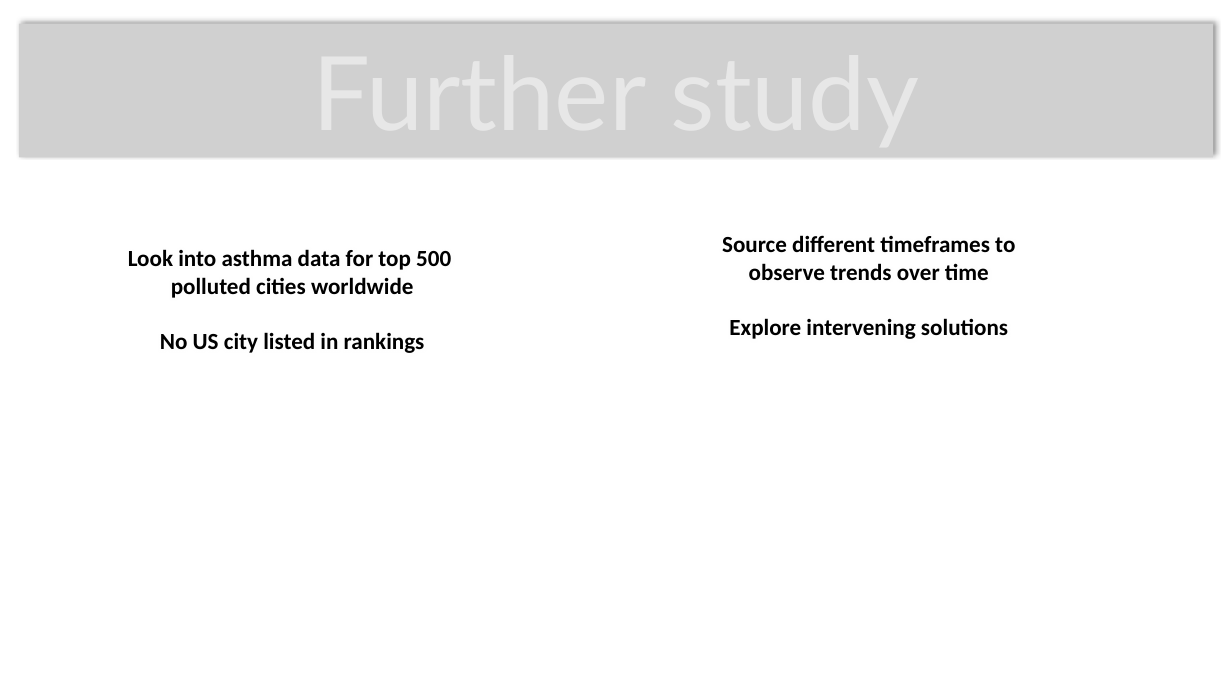
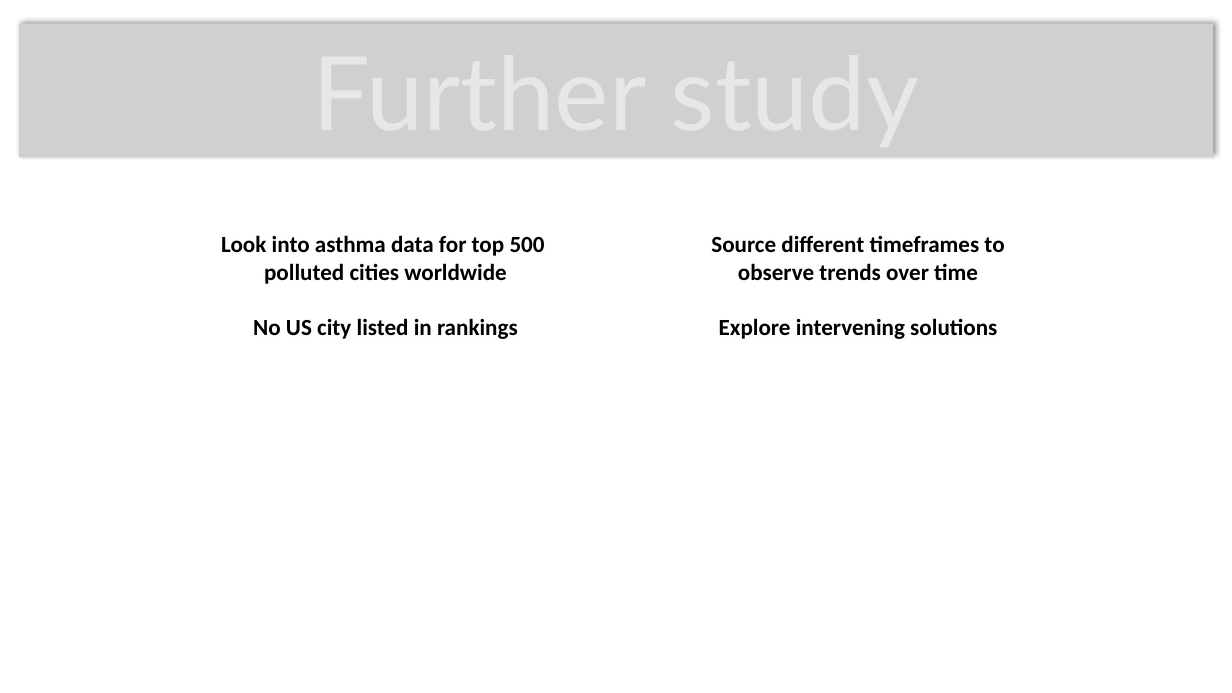
Before and after one commit to cljungkull/Project-2---CaliPolluts, a slide deck: slide 8 of presentation.pptx. Drawn at 1232x693 pixels with LibreOffice and Linux fonts; fonts in the diff are those of the drawing; grey boxes stand for pictures; background and template pictures are left out. Boxes give left, top, right and bottom in pixels: in the first picture for what was removed or moved away, otherwise in the second. Text is boxed around its words. In the diff, an @@ line names an element or a change of style, - is before the commit and + after.

```diff
--- a/presentation.pptx
+++ b/presentation.pptx
@@ text "Look into asthma data for ...": place and size @@
-text "Look into asthma data for ..." at box(128, 249, 451, 353)
+text "Look into asthma data for ..." at box(221, 235, 545, 339)
@@ text "Source different timeframes to observe ...": place and size @@
-text "Source different timeframes to observe ..." at box(722, 235, 1015, 339)
+text "Source different timeframes to observe ..." at box(711, 235, 1004, 339)
```
Also in this commit, not shown: 3 other slides changed, 1 slide added, 2 slides removed.
